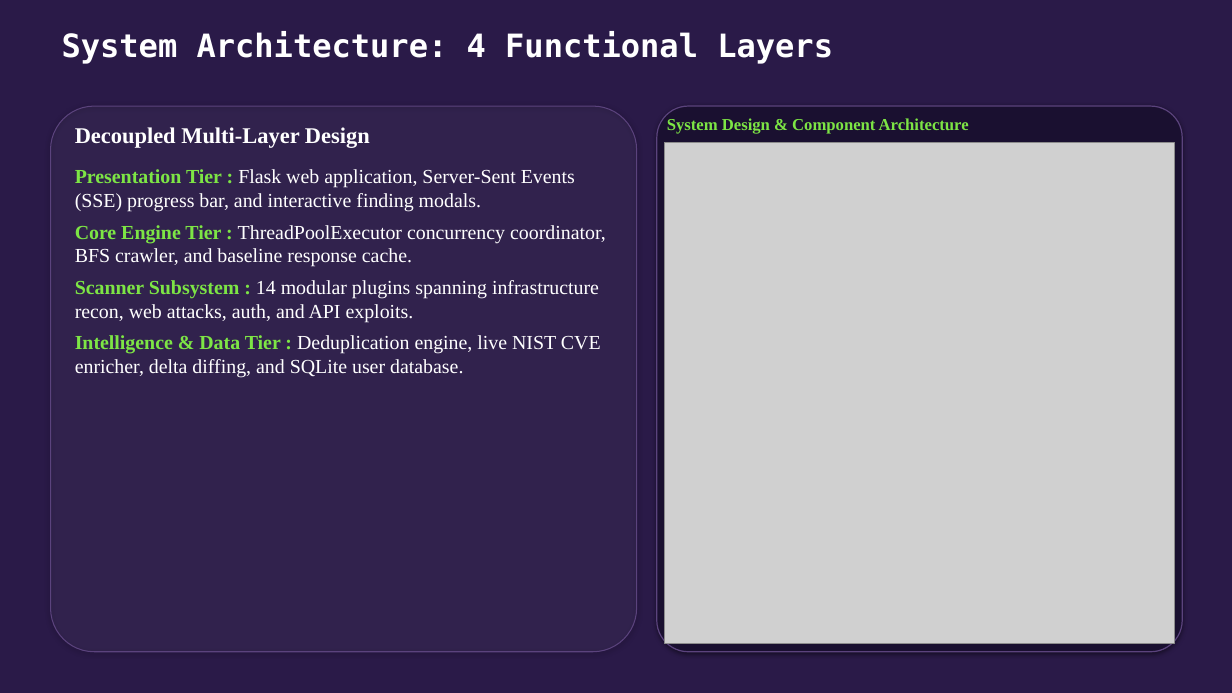
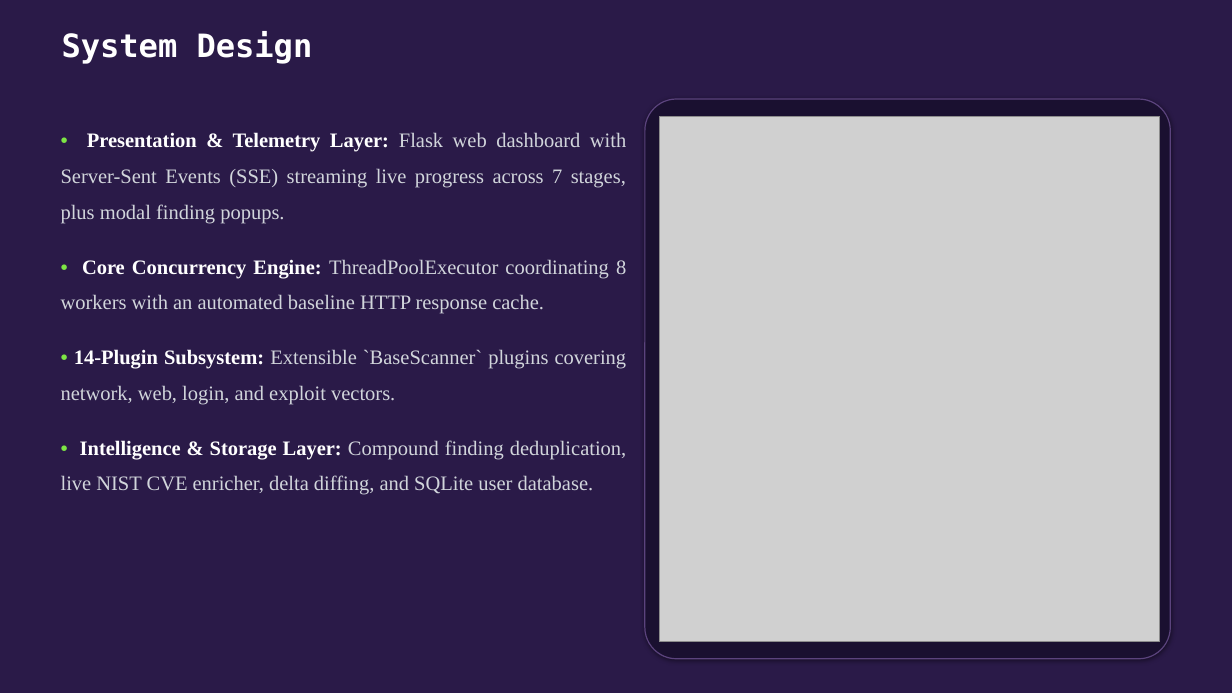
Before and after one commit to NEXUS-888/AutoSecAudit, a slide deck: slide 9 of Presentation/AutoSecAudit - Phase 3 Presentation.pptx. Drawn at 1232x693 pixels with LibreOffice and Linux fonts; fonts in the diff are those of the drawing; grey boxes stand for pictures. Boxes give left, top, right and bottom in pixels: in the first picture for what was removed or moved away, otherwise in the second. Text is boxed around its words. In the diff, an @@ line names an element or a change of style, - is before the commit and + after.

```diff
--- a/Presentation/AutoSecAudit - Phase 3 Presentation.pptx
+++ b/Presentation/AutoSecAudit - Phase 3 Presentation.pptx
@@ text at box(62, 31, 313, 64): text changed @@
-System Architecture: 4 Functional Layers
+System Design
@@ rounded rectangle removed at box(51, 106, 637, 653) @@
@@ rounded rectangle: place and size @@
-rounded rectangle at box(657, 106, 1183, 653)
+rounded rectangle at box(645, 99, 1171, 659)
@@ picture: place and size @@
-picture at box(665, 142, 1175, 643)
+picture at box(659, 116, 1160, 642)
@@ text removed at box(667, 118, 969, 134) @@
-System Design & Component Architecture
@@ text at box(61, 132, 627, 495): text changed; size 15.5 to 16 pt; text colour #FFFFFF to #D1D5DB @@
-Presentation Tier : Flask web application, Server-Sent Events (SSE) progress bar, and interactive finding modals.
-Core Engine Tier : ThreadPoolExecutor concurrency coordinator, BFS crawler, and baseline response cache.
-Scanner Subsystem : 14 modular plugins spanning infrastructure recon, web attacks, auth, and API exploits.
-Intelligence & Data Tier : Deduplication engine, live NIST CVE enricher, delta diffing, and SQLite user database.
+• Presentation & Telemetry Layer: Flask web dashboard with Server-Sent Events (SSE) streaming live progress across 7 stages, plus modal finding popups.
+• Core Concurrency Engine: ThreadPoolExecutor coordinating 8 workers with an automated baseline HTTP response cache.
+• 14-Plugin Subsystem: Extensible `BaseScanner` plugins covering network, web, login, and exploit vectors.
+• Intelligence & Storage Layer: Compound finding deduplication, live NIST CVE enricher, delta diffing, and SQLite user database.
@@ text removed at box(75, 127, 370, 148) @@
-Decoupled Multi-Layer Design
```
Also in this commit, not shown: 12 other slides changed, 6 slides added, 7 slides removed, 41 other files.
